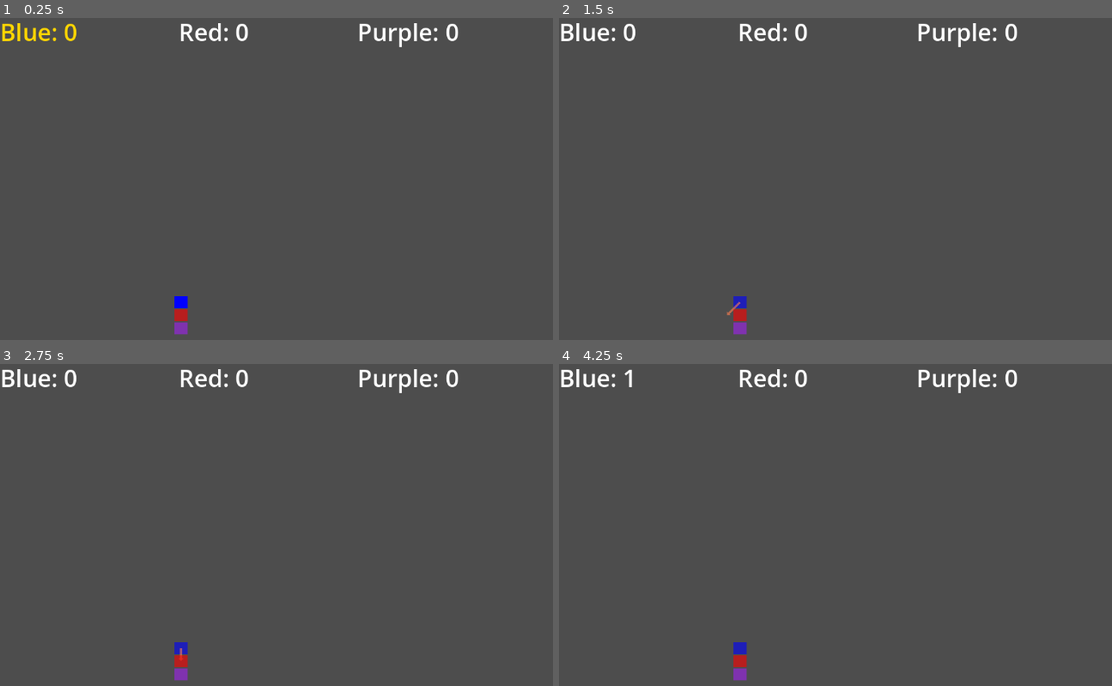
Above: before the commit, frames 1-4 (two rows, left to right).
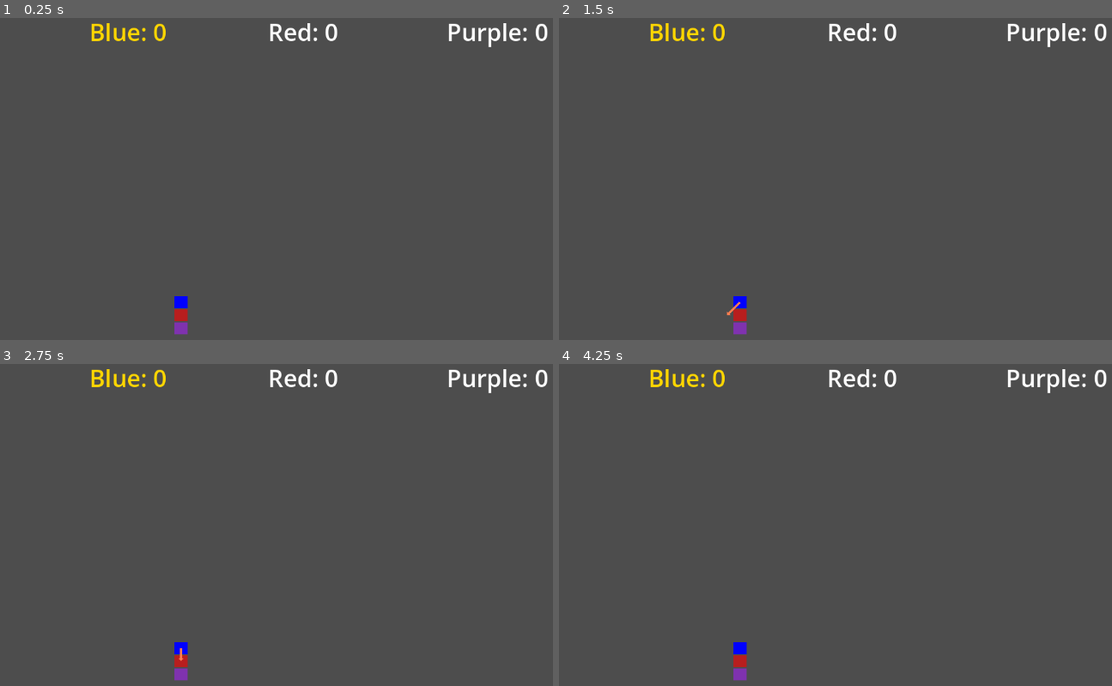
Above: after the commit, the same moments.

Repository: onegm/VectorRacing
Game: Godot game, scene res://scenes/level_0.tscn
The game is run twice, just before and just after one commit, with the same random seed, the same clock (stepped at 60 frames per second) and the same inputs. This scene is started directly instead of the project's main scene.
Inputs (mouse positions are in pixels of both pictures, inside the frame that each line leads up to):
- Up to frame 1 (0.25 s): no input
- Up to frame 2 (1.5 s): tap Enter at 0.5 s; move the mouse to (1051, 188) at 0.52 s; tap Left (decrease_x_speed) at 0.6 s; tap R (reset) at 1.25 s; move the mouse to (763, 227) at 1.27 s; tap Down (decrease_y_speed) at 1.35 s
- Up to frame 3 (2.75 s): tap R (reset) at 2 s; move the mouse to (409, 470) at 2.02 s; tap Right (increase_x_speed) at 2.1 s
- Up to frame 4 (4.25 s): tap R (reset) at 2.75, 3.5, 4.15 s; move the mouse to (868, 631) at 2.77 s; tap Up (increase_y_speed) at 2.85 s; move the mouse to (1106, 611) at 3.52 s; tap Space (next_move) at 3.6 s

The runs differ from the first frame. In frame 1, 2.1% of the frame differs, in the area x 0-100%, y 1-10%; in frame 2, 2.2%, in the area x 0-100%, y 1-93%; in frame 3, 2.2%; in frame 4, 2.1%.

Commit message:
rotate vehicle with velocity

Diff:
--- a/scenes/tracks/track_1.tscn
+++ b/scenes/tracks/track_1.tscn
@@ -1,14 +1,15 @@
-[gd_scene load_steps=5 format=3 uid="uid://b01sq5q2ho1ii"]
+[gd_scene load_steps=6 format=3 uid="uid://b01sq5q2ho1ii"]
 
 [ext_resource type="Script" path="res://scripts/track.gd" id="1_1gmlj"]
 [ext_resource type="Texture2D" uid="uid://ceujsep1jwmmm" path="res://assets/level_1_track.png" id="2_jeooc"]
+[ext_resource type="Texture2D" uid="uid://38eaqf6jy1py" path="res://assets/checkered line.png" id="3_ty071"]
 
 [sub_resource type="CapsuleShape2D" id="CapsuleShape2D_s2fb8"]
 radius = 212.0
 height = 1074.0
 
 [sub_resource type="RectangleShape2D" id="RectangleShape2D_m7hnk"]
-size = Vector2(41.5, 123)
+size = Vector2(11.75, 123)
 
 [node name="Track1" type="Node2D"]
 script = ExtResource("1_1gmlj")
@@ -40,7 +41,14 @@
 collision_mask = 2
 
 [node name="WinShape" type="CollisionShape2D" parent="WinArea"]
+position = Vector2(-129.875, 2)
 shape = SubResource("RectangleShape2D_m7hnk")
 
 [node name="SpawnPoint" type="Marker2D" parent="."]
-position = Vector2(304, 497)
+position = Vector2(312, 497)
+
+[node name="CheckeredLine" type="Sprite2D" parent="."]
+position = Vector2(283, 498)
+rotation = 1.5708
+scale = Vector2(0.142504, 0.12555)
+texture = ExtResource("3_ty071")
--- a/scripts/hud.gd
+++ b/scripts/hud.gd
@@ -12,6 +12,7 @@
 	racer.crashed.connect(update_label)
 	racer.my_turn_started.connect(on_my_turn_started)
 	racer.my_turn_ended.connect(on_my_turn_ended)
+	racer.resetted.connect(update_label)
 
 
 func update_label(_velocity = Vector2.ZERO):
--- a/scripts/hud_spawner.gd
+++ b/scripts/hud_spawner.gd
@@ -11,6 +11,6 @@
 func on_racer_spawned(racer : Racer):
 	var hud = hud_scene.instantiate()
 	hud.set_racer(racer)
-	hud.set_position(Vector2(300*num_huds, 0))
+	hud.set_position(Vector2(150 + 300*num_huds, 0))
 	add_child(hud)
 	num_huds += 1
--- a/scripts/level.gd
+++ b/scripts/level.gd
@@ -103,3 +103,4 @@
 		racer.reset()
 	current_racer_idx = 0
 	current_racer = racers[0]
+	current_racer.my_turn_started.emit()
--- a/scripts/racer.gd
+++ b/scripts/racer.gd
@@ -66,20 +66,26 @@
 	moves += 1
 	current_target = temp_target
 	velocity = current_target - global_position
+	rotate_sprite()
 	start_moving()
 
-func reset(new_position : Vector2 = initial_position):
+func reset():
+	moves = 0
+	reset_to_position(initial_position)
+	resetted.emit()
+
+func crash_reset():
+	var pre_crash_position = current_target - velocity
+	moves += 5
+	reset_to_position(pre_crash_position)
+	crashed.emit()
+
+func reset_to_position(new_position : Vector2):
 	global_position = new_position
 	velocity = Vector2.ZERO
 	current_target = new_position
 	temp_target = new_position
 	stop_moving()
-
-func crash_reset():
-	var pre_crash_position = current_target - velocity
-	moves += 5
-	reset(pre_crash_position)
-	crashed.emit()
 
 func start_moving():
 	is_in_motion = true
@@ -89,6 +95,9 @@
 	is_in_motion = false
 	my_turn_ended.emit()
 
+func rotate_sprite():
+	vehicle.look_at(global_position + velocity)
+
 func get_moves():
 	return moves
 
Binary file added: assets/checkered line.png
Not shown, added: assets/checkered line.png.import
